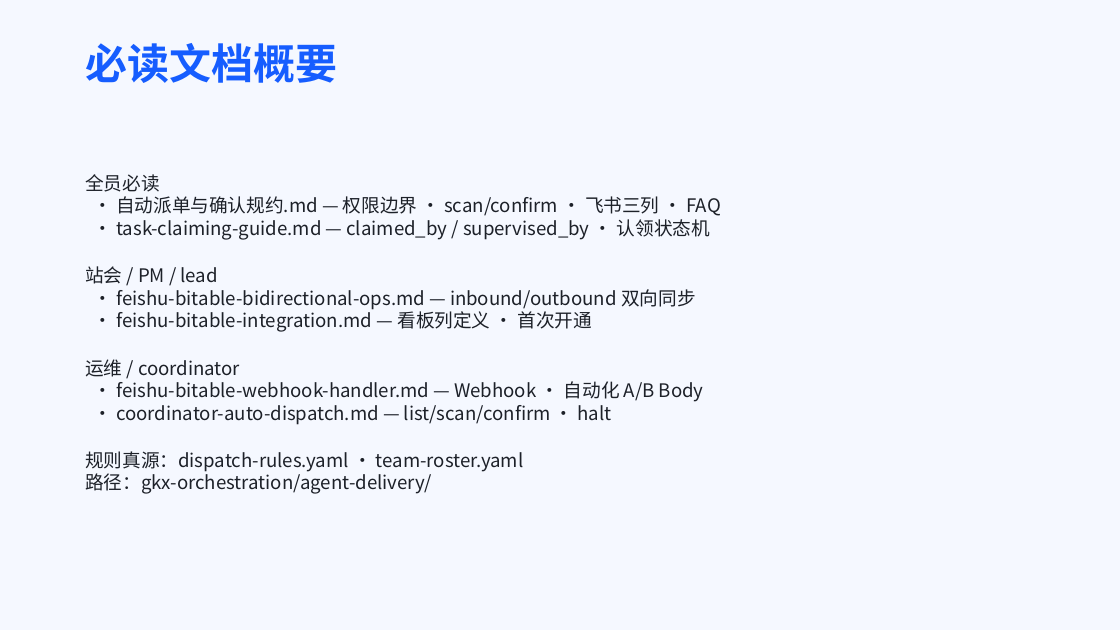
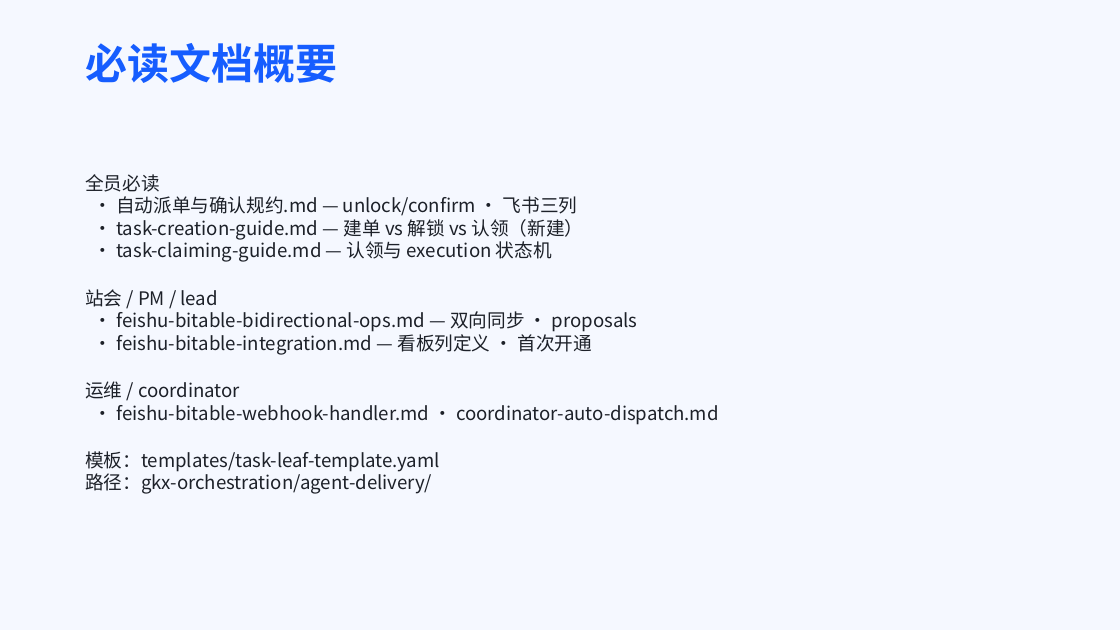
Before and after one commit to Marisolebxf/-, a slide deck: slide 3 of agent-delivery/培训/自动派单与飞书确认-团队协作培训.pptx. Drawn at 1120x630 pixels with LibreOffice and Linux fonts; fonts in the diff are those of the drawing. Boxes give left, top, right and bottom in pixels: in the first picture for what was removed or moved away, otherwise in the second. Text is boxed around its words. In the diff, an @@ line names an element or a change of style, - is before the commit and + after.

```diff
--- a/agent-delivery/培训/自动派单与飞书确认-团队协作培训.pptx
+++ b/agent-delivery/培训/自动派单与飞书确认-团队协作培训.pptx
@@ text at (116, 196, 584, 262): text changed @@
-· 自动派单与确认规约.md — 权限边界 · scan/confirm · 飞书三列 · FAQ
-· task-claiming-guide.md — claimed_by / supervised_by · 认领状态机
+· 自动派单与确认规约.md — unlock/confirm · 飞书三列
+· task-creation-guide.md — 建单 vs 解锁 vs 认领（新建）
+· task-claiming-guide.md — 认领与 execution 状态机
@@ text at (116, 308, 638, 332): text changed @@
-· feishu-bitable-bidirectional-ops.md — inbound/outbound 双向同步
+· feishu-bitable-bidirectional-ops.md — 双向同步 · proposals
@@ text at (85, 400, 719, 472): text changed @@
-· feishu-bitable-webhook-handler.md — Webhook · 自动化 A/B Body
-· coordinator-auto-dispatch.md — list/scan/confirm · halt
-规则真源：dispatch-rules.yaml · team-roster.yaml
+· feishu-bitable-webhook-handler.md · coordinator-auto-dispatch.md
+模板：templates/task-leaf-template.yaml
```
Also in this commit, not shown: 1 other slide changed, 1 slide added, 11 other files.
